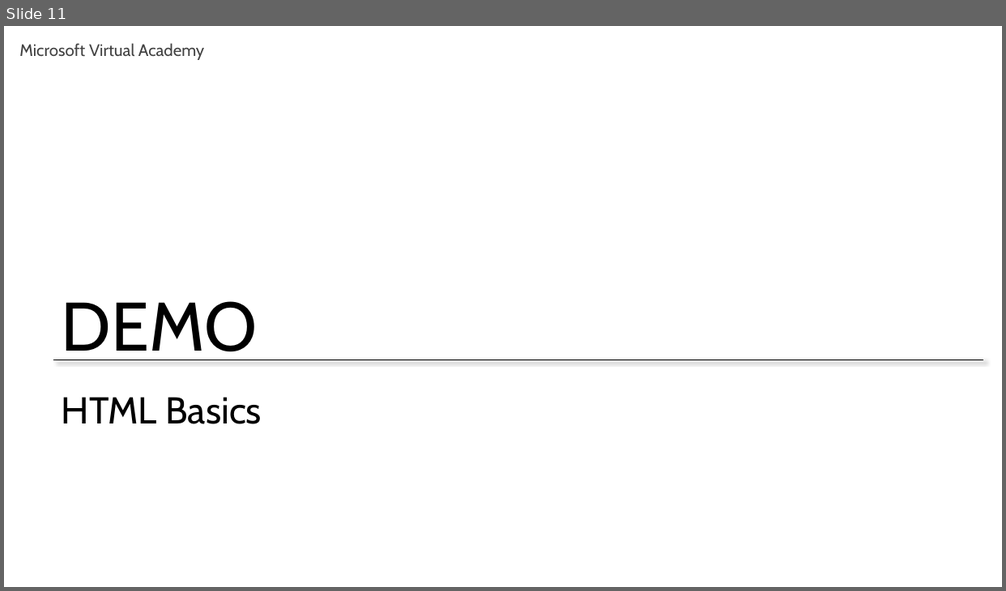
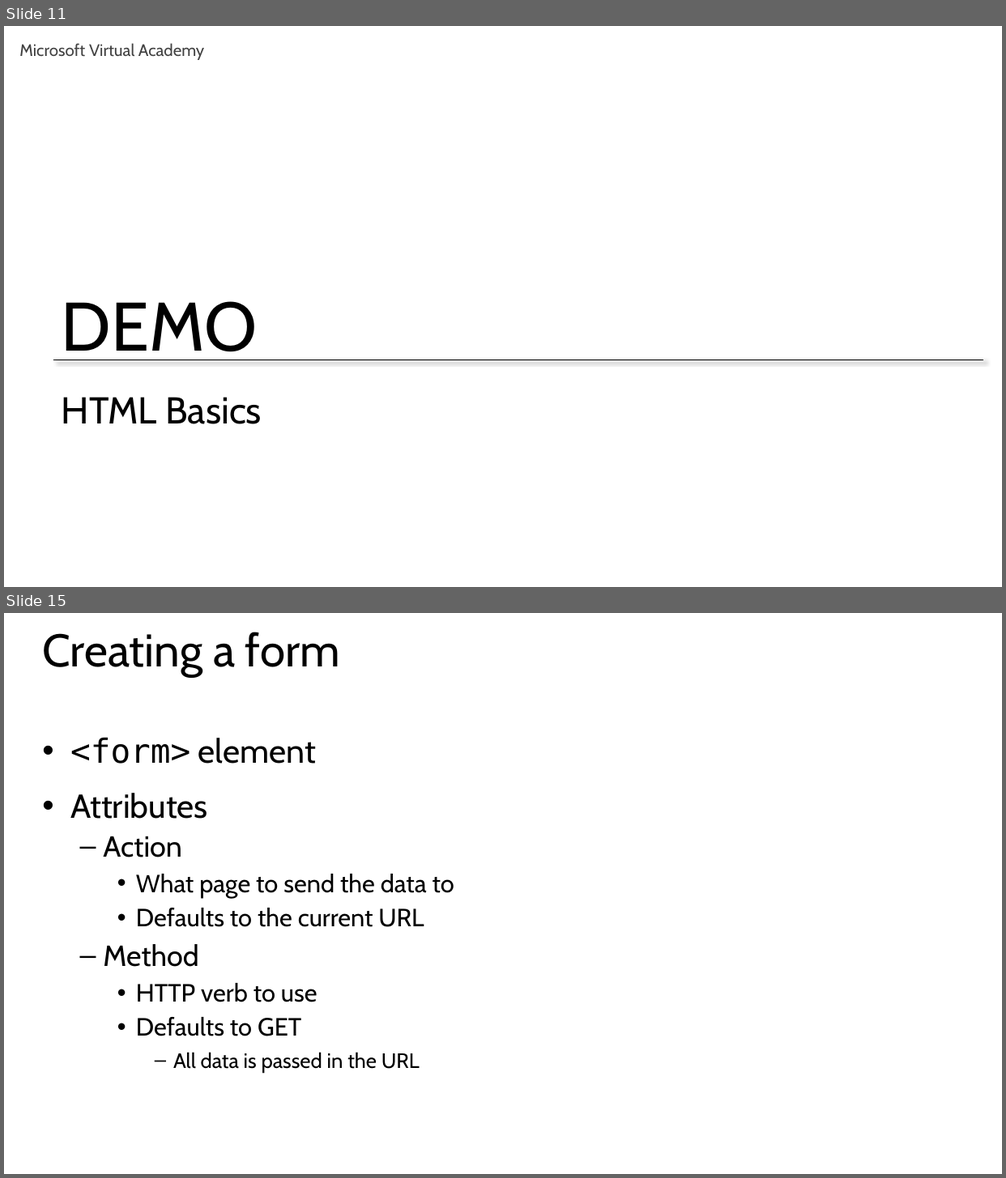
Before and after one commit to GeekTrainer/Flask, a slide deck: Slides/Module 3 - Creating an interface.pptx. Shown one above the other, each under a label of ours: slide 11 before the commit, slides 11 and 15 after it; the slides between them are not shown. The pictures are 1006x591 and 1006x1178 pixels, drawn with LibreOffice and Linux fonts; fonts in the diff are those of the drawing. Boxes give left, top, right and bottom in pixels: in the first picture for what was removed or moved away, otherwise in the second. Text is boxed around its words. In the diff, an @@ line names an element or a change of style, - is before the commit and + after.

```diff
--- a/Slides/Module 3 - Creating an interface.pptx
+++ b/Slides/Module 3 - Creating an interface.pptx
@@ slide 15 added at [4, 613, 1002, 1174], background #FFFFFF @@
@@ title added at [43, 632, 340, 677], 44 pt, text #000000 @@
+Creating a form
@@ text added at [70, 737, 454, 1073], 24 pt, text #000000 @@
+• <form> element
+• Attributes
+  – Action
+    • What page to send the data to
+    • Defaults to the current URL
+  – Method
+    • HTTP verb to use
+    • Defaults to GET
+      – All data is passed in the URL
```
Also in this commit, not shown: 1 slide changed, 19 other slides added.
